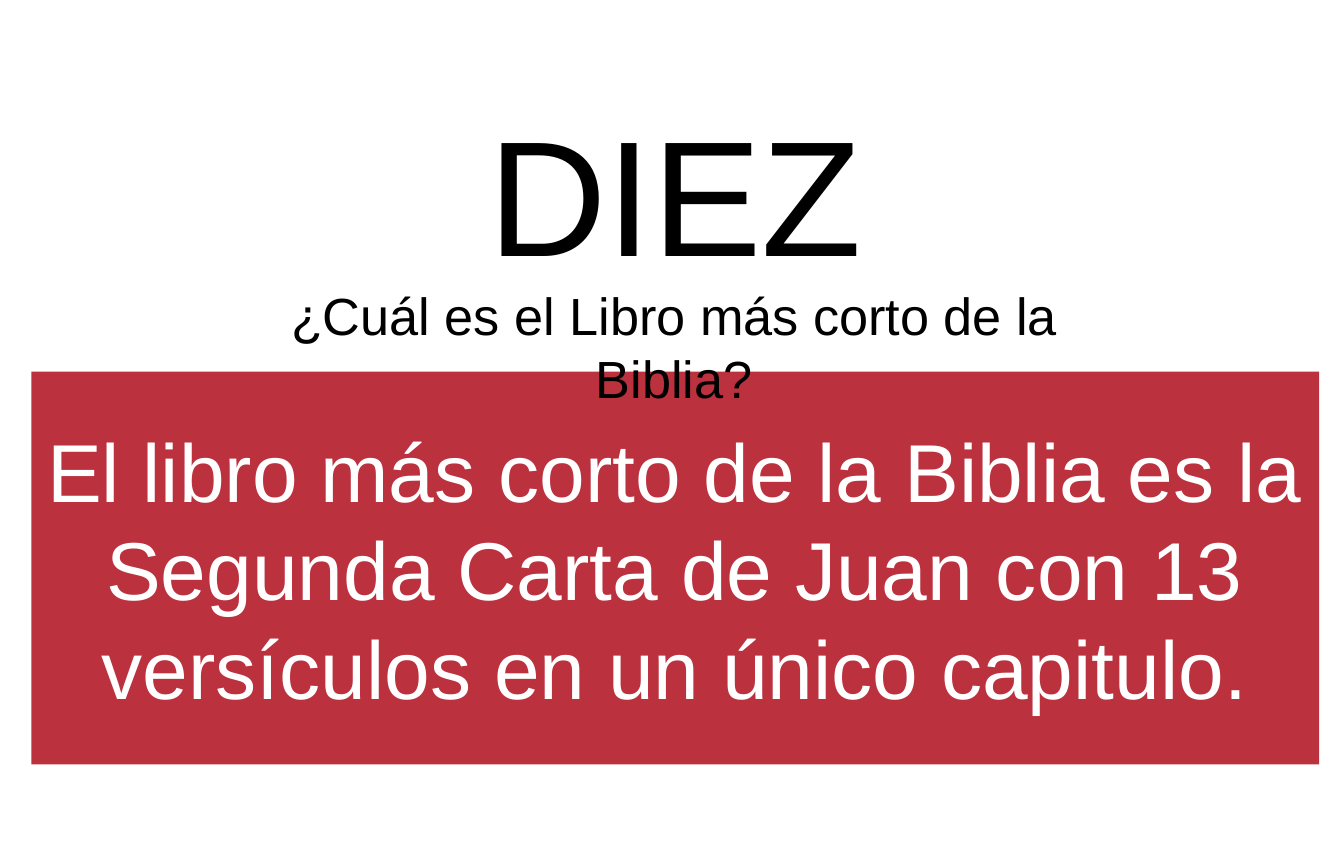
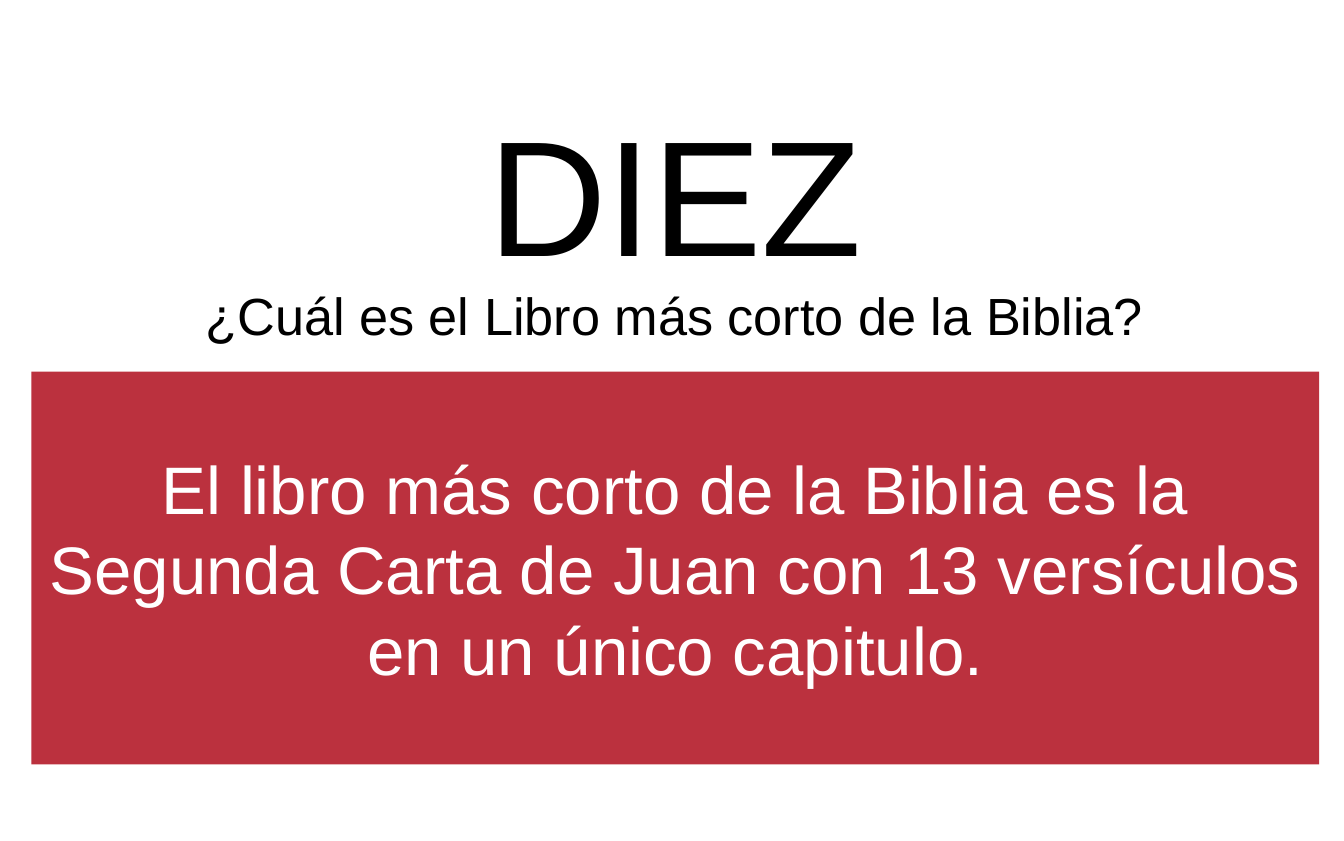
Before and after one commit to CreyTuning/documents, a slide deck: slide 12 of slideshow/Estudios Biblicos/1-Biblia.pptx. Drawn at 1344x841 pixels with LibreOffice and Linux fonts; fonts in the diff are those of the drawing; background and template pictures are left out. Boxes give left, top, right and bottom in pixels: in the first picture for what was removed or moved away, otherwise in the second. Text is boxed around its words. In the diff, an @@ line names an element or a change of style, - is before the commit and + after.

Commit message:
capitulo 4

```diff
--- a/slideshow/Estudios Biblicos/1-Biblia.pptx
+++ b/slideshow/Estudios Biblicos/1-Biblia.pptx
@@ text "¿Cuál es el Libro más ..." rewrapped from [291, 296, 1057, 399] to [206, 296, 1143, 344] @@
@@ rectangle "El libro más corto de ..." at [31, 372, 1318, 765]: size 44 to 36 pt @@
```
Also in this commit, not shown: 13 other slides changed, 2 other files.
